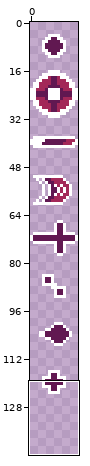
One commit to this pixel-art file: res/sprites/wip/bullets.ase. The first picture is a wide view before the edit; the outline marks the close-up.
Close-up. Before the commit:
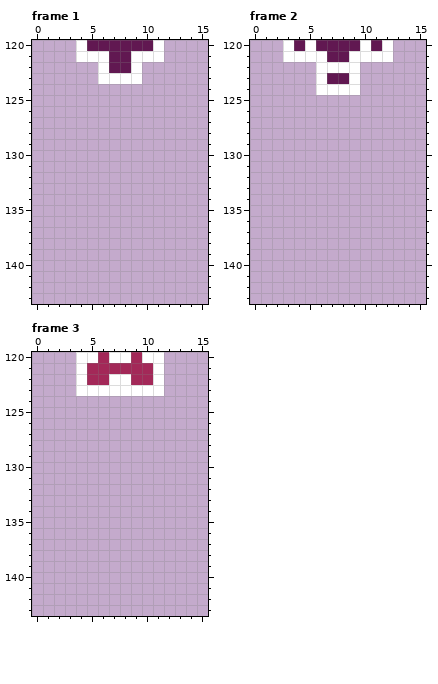
16x144 pixels, 3 frames. Shown: frame 1: x 0..15, y 120..143; frame 2: x 0..15, y 120..143; frame 3: x 0..15, y 120..143.
Once edited:
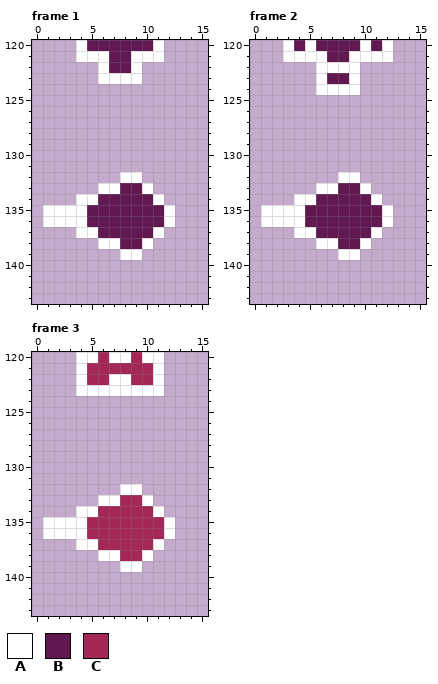
Palette (. is transparent): A #ffffff  B #611851  C #a32858
Difference:
Frame 1:
y 132: x 8..9 .. -> AA
y 133: x 6..10 ..... -> AABBA
y 134: x 4..11 ........ -> AABBBBBA
y 135..136: x 1..12 ............ -> AAAABBBBBBBA
y 137: x 4..11 ........ -> AABBBBBA
y 138: x 6..10 ..... -> AABBA
y 139: x 8..9 .. -> AA
Frame 2: the same change as frame 1
Frame 3:
y 132: x 8..9 .. -> AA
y 133: x 6..10 ..... -> AACCA
y 134: x 4..11 ........ -> AACCCCCA
y 135..136: x 1..12 ............ -> AAAACCCCCCCA
y 137: x 4..11 ........ -> AACCCCCA
y 138: x 6..10 ..... -> AACCA
y 139: x 8..9 .. -> AA
Pixel boxes of the changes (left, top, right, bottom) in both close-ups:
added: (43, 172, 175, 260)
added: (261, 172, 393, 260)
added: (43, 484, 175, 572)
